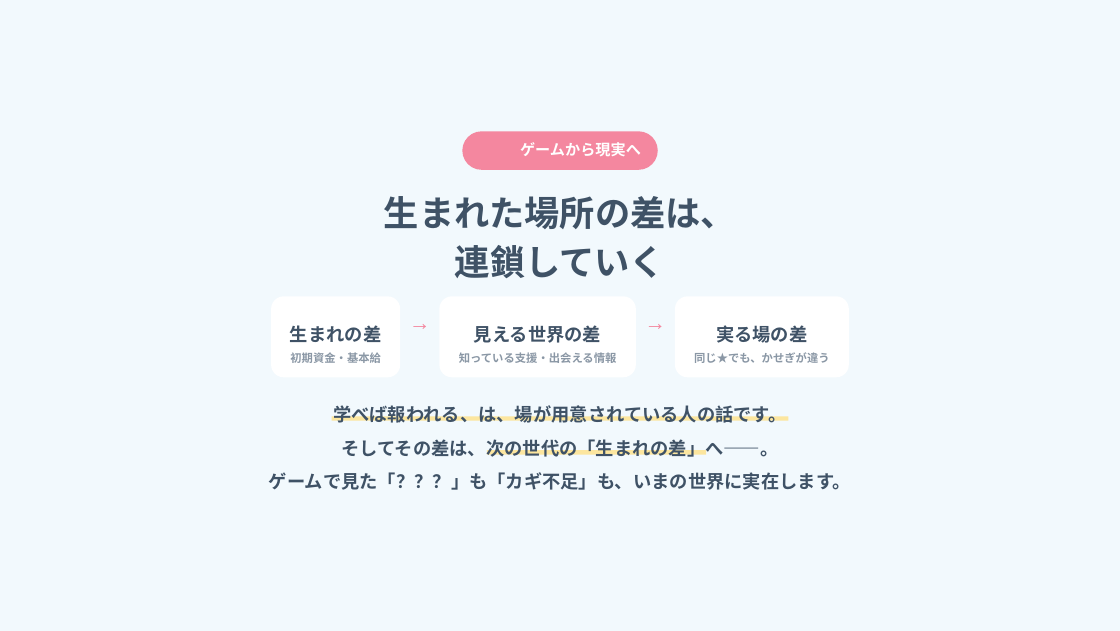
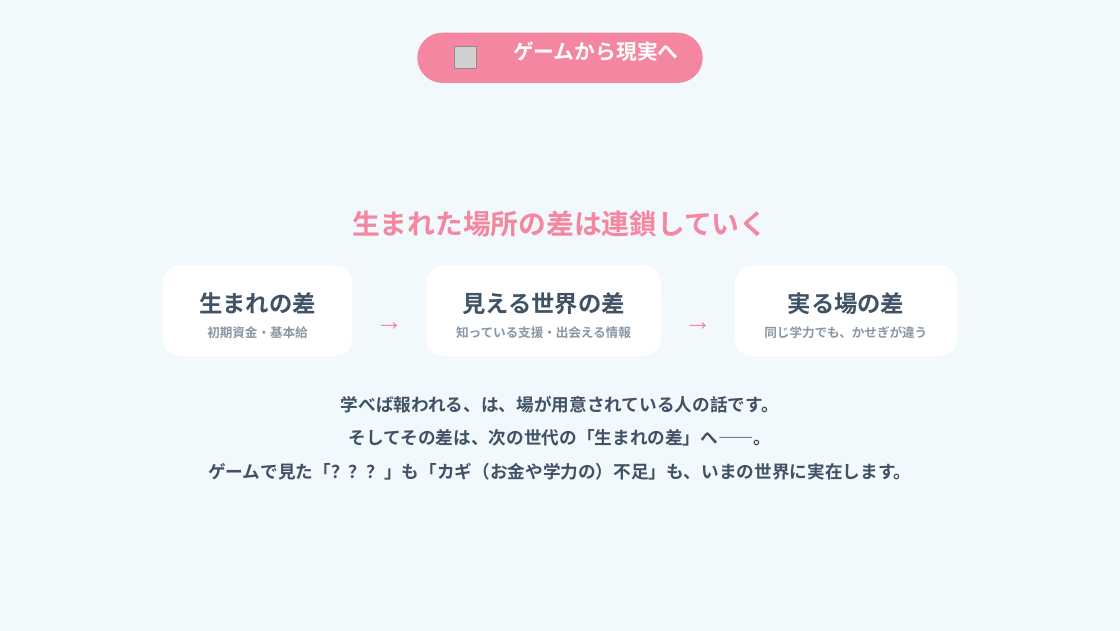
Before and after one commit to arico1101/door-world-short-online, a slide deck: slide 17 of slides.pptx (slide 23 before the commit). Drawn at 1120x631 pixels with LibreOffice and Linux fonts; fonts in the diff are those of the drawing; grey boxes stand for pictures; background and template pictures are left out. Boxes give left, top, right and bottom in pixels: in the first picture for what was removed or moved away, otherwise in the second. Text is boxed around its words. In the diff, an @@ line names an element or a change of style, - is before the commit and + after.

```diff
--- a/slides.pptx
+++ b/slides.pptx
@@ rounded rectangle resized from (x1=462, y1=131, x2=658, y2=170) to (x1=417, y1=33, x2=703, y2=83) @@
@@ picture added at (x1=455, y1=47, x2=476, y2=69) @@
@@ text "ゲームから現実へ" moved from (x1=520, y1=142, x2=641, y2=156) to (x1=513, y1=41, x2=679, y2=61) @@
@@ text "ゲームから現実へ" at (x1=513, y1=41, x2=679, y2=61): size 14.6 to 20 pt; line spacing 26.2pt to 30.1pt @@
@@ text at (x1=352, y1=210, x2=767, y2=237): text changed; size 34 to 26.7 pt; text colour #3F5266 to #F4879F @@
-生まれた場所の差は、
-連鎖していく
+生まれた場所の差は連鎖していく
@@ proportions changed in 3 elements at (x1=426, y1=266, x2=661, y2=356), (x1=735, y1=266, x2=957, y2=356), (x1=163, y1=266, x2=352, y2=356) @@
@@ rounded rectangle resized from (x1=271, y1=296, x2=400, y2=377) to (x1=163, y1=266, x2=352, y2=356) @@
@@ rounded rectangle resized from (x1=439, y1=296, x2=635, y2=377) to (x1=426, y1=266, x2=661, y2=356) @@
@@ rounded rectangle resized from (x1=675, y1=296, x2=849, y2=377) to (x1=735, y1=266, x2=957, y2=356) @@
@@ text "生まれの差" moved from (x1=290, y1=325, x2=381, y2=342) to (x1=199, y1=292, x2=315, y2=314) @@
@@ text "→" moved from (x1=386, y1=296, x2=454, y2=382) to (x1=352, y1=286, x2=427, y2=340) @@
@@ text "→" at (x1=352, y1=286, x2=427, y2=340): size 20.6 to 26.7 pt; line spacing 37.2pt to 48.1pt @@
@@ text "見える世界の差" moved from (x1=474, y1=325, x2=601, y2=343) to (x1=462, y1=292, x2=624, y2=314) @@
@@ text "→" at (x1=661, y1=286, x2=735, y2=340): size 20.6 to 26.7 pt; line spacing 37.2pt to 48.1pt @@
@@ text "→" moved from (x1=621, y1=296, x2=689, y2=382) to (x1=661, y1=286, x2=735, y2=340) @@
@@ size 17.6 to 22.5 pt; line spacing 31.7pt to 33.7pt in 3 elements at (x1=462, y1=292, x2=624, y2=314), (x1=199, y1=292, x2=315, y2=314), (x1=788, y1=292, x2=904, y2=314) @@
@@ text "実る場の差" moved from (x1=716, y1=325, x2=807, y2=343) to (x1=788, y1=292, x2=904, y2=314) @@
@@ text "初期資金・基本給" at (x1=207, y1=326, x2=307, y2=338): size 10.9 to 12.1 pt; line spacing 19.7pt to 19.4pt @@
@@ text "初期資金・基本給" moved from (x1=290, y1=352, x2=381, y2=363) to (x1=207, y1=326, x2=307, y2=338) @@
@@ text "知っている支援・出会える情報" moved from (x1=459, y1=352, x2=617, y2=363) to (x1=456, y1=326, x2=631, y2=338) @@
@@ text "知っている支援・出会える情報" at (x1=456, y1=326, x2=631, y2=338): size 10.9 to 12.1 pt; line spacing 19.7pt to 19.4pt @@
@@ text at (x1=764, y1=326, x2=927, y2=338): text changed; size 10.9 to 12.1 pt @@
-同じ★でも、かせぎが違う
+同じ学力でも、かせぎが違う
@@ text "学べば報われる、は、場が用意されている人の話です。" moved from (x1=269, y1=405, x2=851, y2=490) to (x1=208, y1=396, x2=912, y2=480) @@
@@ rectangle removed at (x1=332, y1=416, x2=788, y2=420) @@
@@ text at (x1=341, y1=396, x2=779, y2=446): size 17.6 to 17 pt in "学べば報われる、は、場が用意されている人の話です。", "そしてその差は、次の世代の「生まれの差」へ——。"; line spacing 32.6pt to 32.3pt @@
@@ text at (x1=208, y1=463, x2=912, y2=480): text changed; size 17.6 to 17 pt @@
-ゲームで見た「？？？」も「カギ不足」も、いまの世界に実在します。
+ゲームで見た「？？？」も「カギ（お金や学力の）不足」も、いまの世界に実在します。
@@ rectangle removed at (x1=487, y1=450, x2=706, y2=455) @@
```
Also in this commit, not shown: 12 other slides changed, 9 slides added, 15 slides removed, 11 other files.
